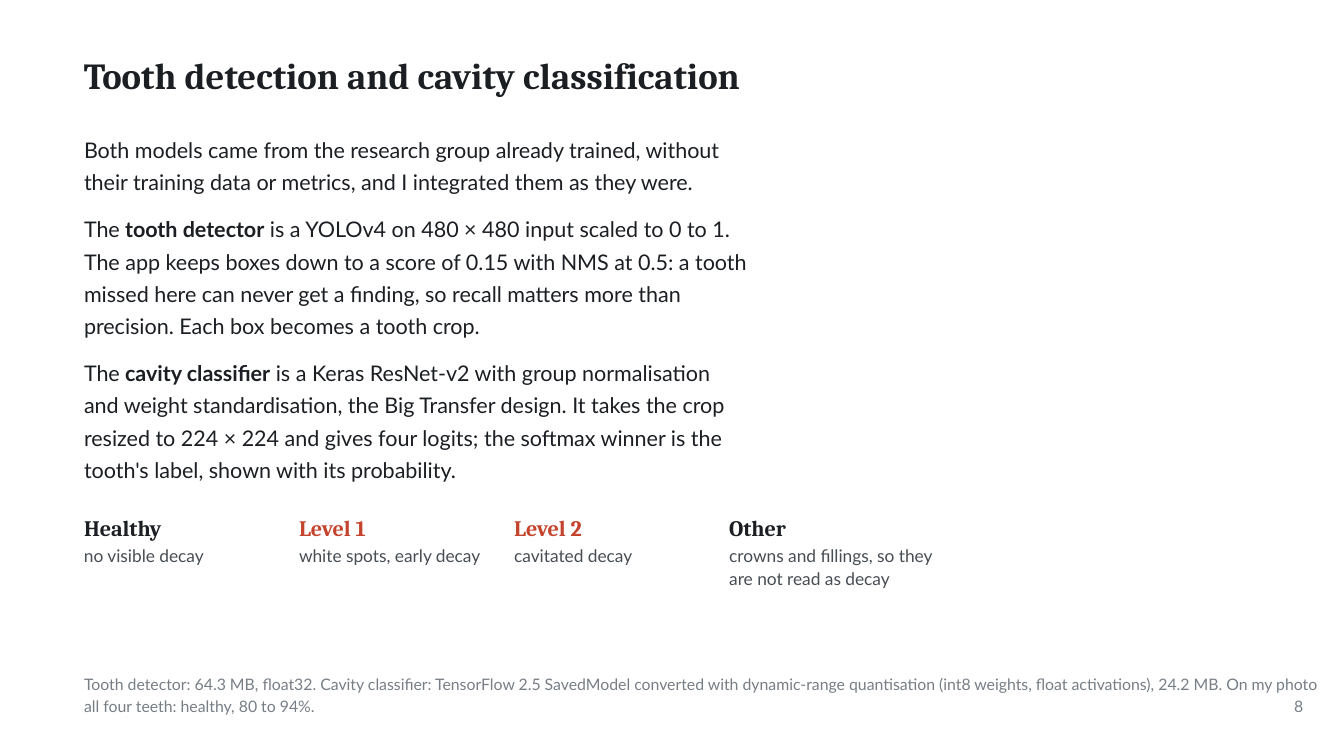
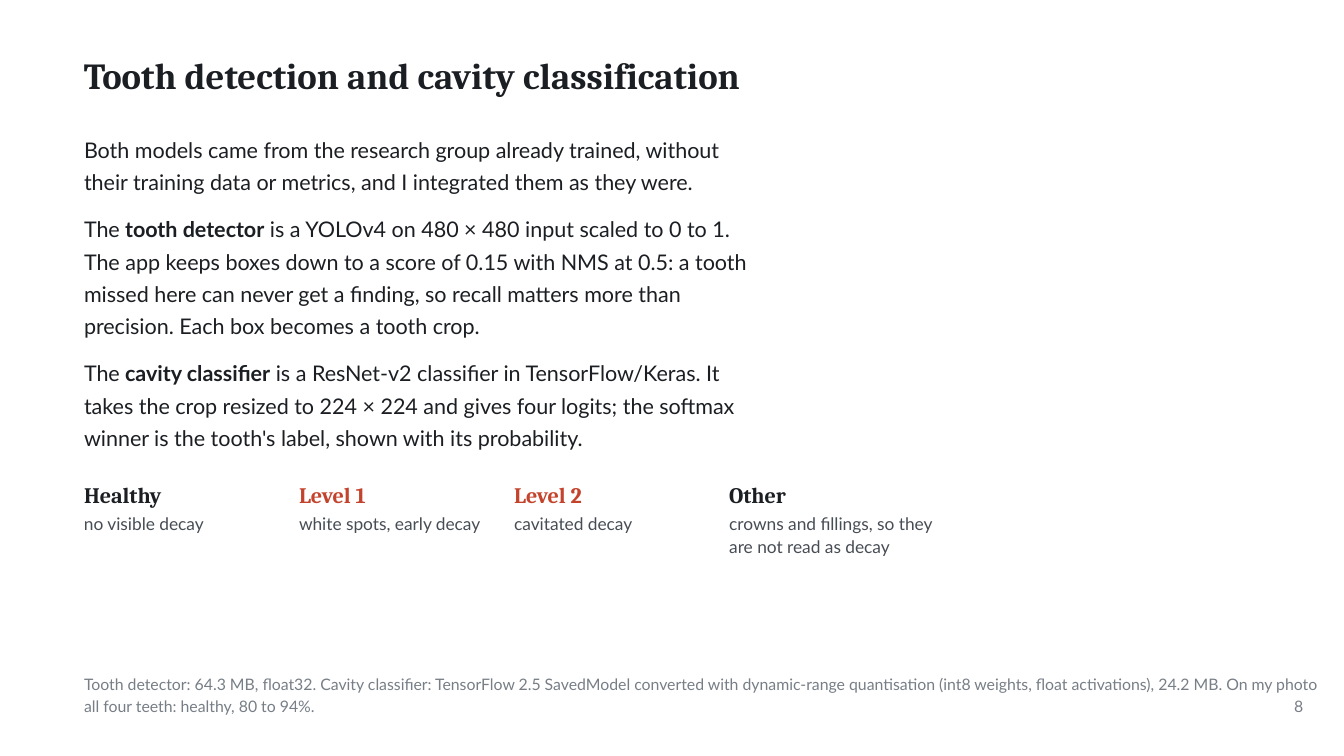
Before and after one commit to ertugrul-senturk/interactive-slides, a slide deck: slide 17 of public/decks/2026-11-smart-teeth.pptx. Drawn at 1344x756 pixels with LibreOffice and Linux fonts; fonts in the diff are those of the drawing; background and template pictures are left out. Boxes give left, top, right and bottom in pixels: in the first picture for what was removed or moved away, otherwise in the second. Text is boxed around its words. In the diff, an @@ line names an element or a change of style, - is before the commit and + after.

```diff
--- a/public/decks/2026-11-smart-teeth.pptx
+++ b/public/decks/2026-11-smart-teeth.pptx
@@ text at (84, 365, 734, 450): text changed @@
-The cavity classifier is a Keras ResNet-v2 with group normalisation
-and weight standardisation, the Big Transfer design. It takes the crop
-resized to 224 × 224 and gives four logits; the softmax winner is the
-tooth's label, shown with its probability.
+The cavity classifier is a ResNet-v2 classifier in TensorFlow/Keras. It
+takes the crop resized to 224 × 224 and gives four logits; the softmax
+winner is the tooth's label, shown with its probability.
@@ 8 texts: place and size @@
-8 texts at (84, 520, 933, 588)
+8 texts at (84, 487, 933, 556)
```
Also in this commit, not shown: 1 other slide changed, 4 other files.
